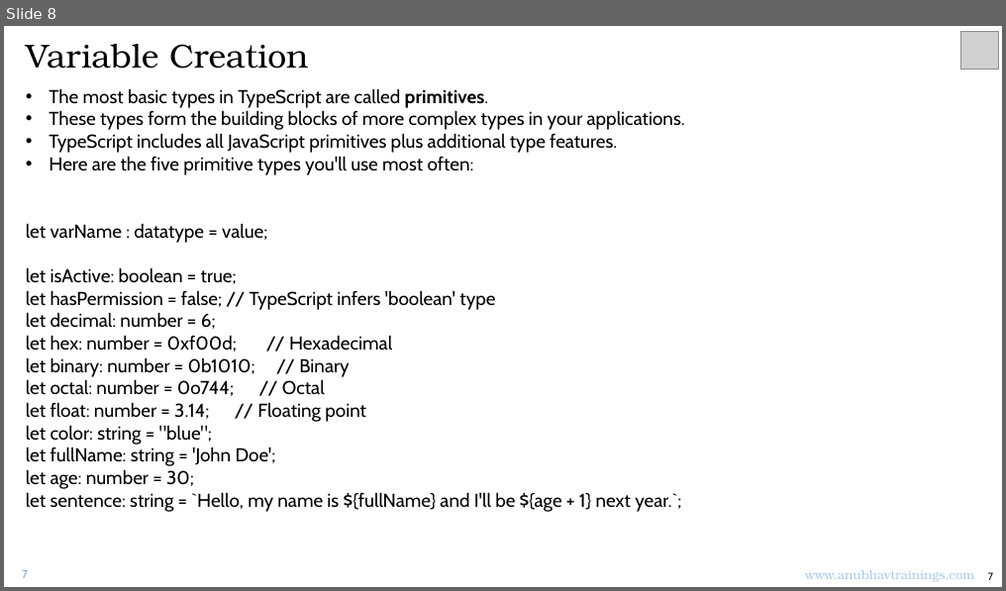
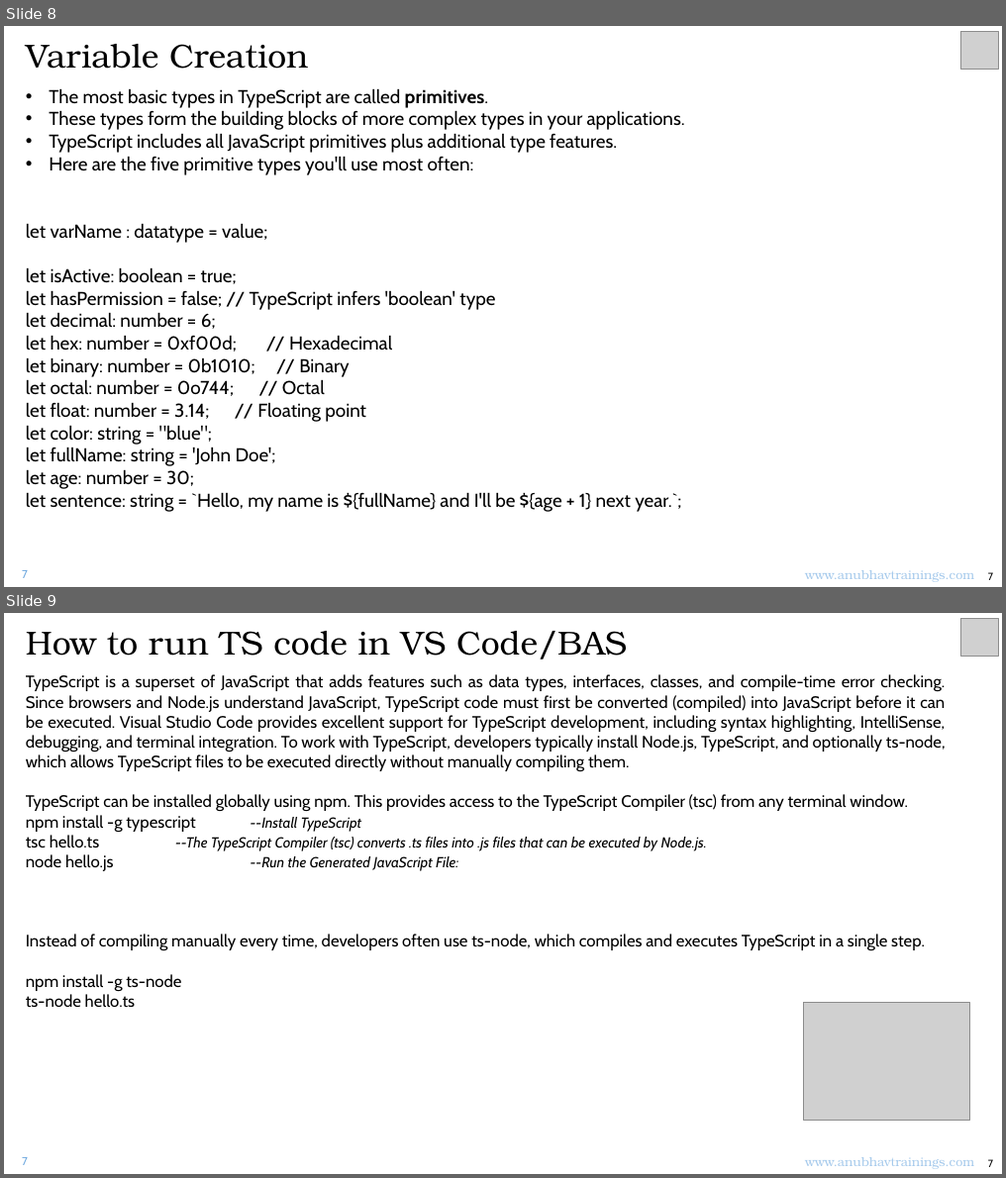
Before and after one commit to soyuztechnologies/typescript_training_capm, a slide deck: Day 1/DAY-1.pptx. Shown one above the other, each under a label of ours: slide 8 before the commit, slides 8 and 9 after it. The pictures are 1006x591 and 1006x1178 pixels, drawn with LibreOffice and Linux fonts; fonts in the diff are those of the drawing; grey boxes stand for pictures. Boxes give left, top, right and bottom in pixels: in the first picture for what was removed or moved away, otherwise in the second. Text is boxed around its words. In the diff, an @@ line names an element or a change of style, - is before the commit and + after.

Commit message:
Auto bot updater Anubhav Trainings

```diff
--- a/Day 1/DAY-1.pptx
+++ b/Day 1/DAY-1.pptx
@@ slide 9 added at box(4, 613, 1002, 1174), background #FFFFFF @@
@@ text added at box(26, 631, 627, 660), 32 pt, text #000000 @@
+How to run TS code in VS Code/BAS
@@ picture added at box(960, 619, 998, 656) @@
@@ text added at box(26, 674, 945, 1008), 16 pt, text #000000 @@
+TypeScript is a superset of JavaScript that adds features such as data types, interfaces, classes, and compile-time error checking. Since browsers and Node.js understand JavaScript, TypeScript code must first be converted (compiled) into JavaScript before it can be executed. Visual Studio Code provides excellent support for TypeScript development, including syntax highlighting, IntelliSense, debugging, and terminal integration. To work with TypeScript, developers typically install Node.js, TypeScript, and optionally ts-node, which allows TypeScript files to be executed directly without manually compiling them.
+TypeScript can be installed globally using npm. This provides access to the TypeScript Compiler (tsc) from any terminal window.
+npm install -g typescript --Install TypeScript
+tsc hello.ts --The TypeScript Compiler (tsc) converts .ts files into .js files that can be executed by Node.js.
+node hello.js --Run the Generated JavaScript File:
+Instead of compiling manually every time, developers often use ts-node, which compiles and executes TypeScript in a single step.
+npm install -g ts-node
+ts-node hello.ts
@@ picture added at box(804, 1002, 969, 1121) @@
@@ text added at box(22, 1157, 28, 1165), 11 pt, text #71AAE0 @@
+7
@@ text added at box(805, 1157, 974, 1169), 12 pt, text #A6CAEC @@
+www.anubhavtrainings.com
@@ text added at box(988, 1159, 993, 1167), 10 pt, text #000000 @@
+7
```
Also in this commit, not shown: 2 slides changed, 2 other files.
